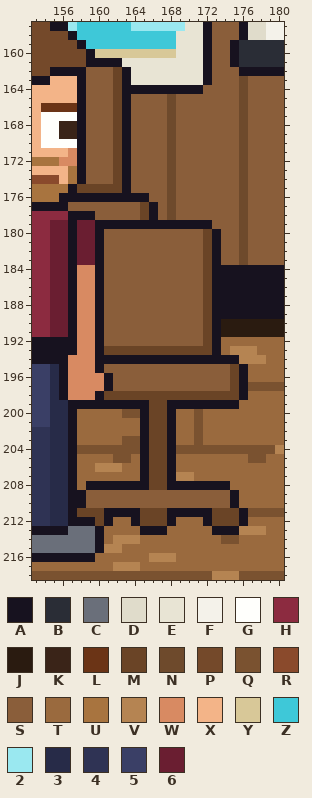
Edited in one commit: pixel-art file (office/breakout_b.aseprite). Above: the version before the commit.
320x320 pixels, 1 frame. Colours within 5 levels of each other are drawn and written as one. Shown: x 153..180, y 157..218. The commit also changed other parts of the picture, which this record leaves out.
Visible layers, top first: "Margins", "CharacterTest", "Plant", "Table", "Coffee", "Seats", "BackRow", "Clock", "Screen", "Window", "Doors", "Plate", "Floor", "Wall", "Ceiling".
Palette (. is transparent): A #17121f  B #2a2d36  C #6a6f7a  D #e0dccb  E #e8e4d4  F #f4f2ea  G #fffffc  H #8c2b40  J #2a1b10  K #3a2418  L #6b3416  M #6a4426  N #6e4a2c  P #74492a  Q #7a5230  R #8a4a2c  S #8a5e3a  T #9a6a3e  U #a8743f  V #b58452  W #d88a62  X #f3b488  Y #d8c898  Z #3ec8d8  2 #9ae8f0  3 #272b48  4 #2f3354  5 #3a3f66  6 #6a1e31
Pixels before, first column x 153:
157 PPAA2ZZZZZZ222222EEASSSADDFF
158 PPPPAZZZZZZZZZZZEEEASSSADDFF
159 PPPPPAZZZZZZZZZZEEEASSABBBBB
160 PPPPPPAYYYYYYYYYEEEASSABBBBB
161 PPPPPPAAAAEEEEEEEEEASSABBBBB
162 PPAAAASSSMAEEEEEEEEASSSAAAAA
163 AAXXXASSSMAEEEEEEEEASSSNSSSS
164 XXXXXASSSMAAAAAAAAASSSSNSSSS
165 XXXXXASSSMASSSSNSSSSSSSNSSSS
166 XLLLLASSSMASSSSNSSSSSSSNSSSS
167 XGGGGASSSMASSSSNSSSSSSSNSSSS
168 XGGKKASSSMASSSSNSSSSSSSNSSSS
169 XGGKKASSSMASSSSNSSSSSSSNSSSS
170 XGGGGASSSMASSSSNSSSSSSSNSSSS
171 XXXXWASSSMASSSSNSSSSSSSNSSSS
172 UUUWWASSSMASSSSNSSSSSSSNSSSS
173 XXXXUASSSMASSSSNSSSSSSSNSSSS
174 RRRXUASSSMASSSSNSSSSSSSNSSSS
175 UUUUAMMMMMASSSSNSSSSSSSNSSSS
176 UUUAAAAAAAAAASSNSSSSSSSNSSSS
177 AAAASSSSSSSSMASNSSSSSSSNSSSS
178 HHHHAAASSSSSMASNSSSSSSSNSSSS
179 HH66A66AAAAAAAAAAAAASSSNSSSS
180 HH66A66ASSSSSSSSSSSMASSNSSSS
181 HH66A66ASSSSSSSSSSSMASSNSSSS
182 HH66A66ASSSSSSSSSSSMASSNSSSS
183 HH66A66ASSSSSSSSSSSMASSNSSSS
184 HH66AWWASSSSSSSSSSSMAAAAAAAA
185 HH66AWWASSSSSSSSSSSMAAAAAAAA
186 HH66AWWASSSSSSSSSSSMAAAAAAAA
187 HH66AWWASSSSSSSSSSSMAAAAAAAA
188 HH66AWWASSSSSSSSSSSMAAAAAAAA
189 HH66AWWASSSSSSSSSSSMAAAAAAAA
190 HH66AWWASSSSSSSSSSSMAJJJJJJJ
191 HH66AWWASSSSSSSSSSSMAJJJJJJJ
192 AAAAAWWASSSSSSSSSSSMATTTTTTT
193 AAAAAWWAMMMMMMMMMMMMATVVVTTT
194 AAAAWWWAAAAAAAAAAAAAAAAVVVTT
195 553AWWWASSSSSSSSSSSSSSMATTTT
196 553AWWWWASSSSSSSSSSSSSMATTTT
197 553AWWWWASSSSSSSSSSSSSMAQQQQ
198 553AWWWAMMMMMMMMMMMMMMMATTTT
199 5533AAAAAAAAAMMAAAAAAAATTTTT
200 5533ATTTTTQQAMMATTQTTTTTTTTT
201 5533ATTTTTTTAMMATTQTTTTTTTTT
202 4433ATTTTTTTAMMATTQTTTTTTTTT
203 4433ATTTTTQQAMMATTQTTTTTTTTT
204 4433AQQQQQQQAMMAQQQQQQQQQQQV
205 4433ATTTTQQTAMMATTTTTTTTQQTT
206 4433ATTVVVTTAMMATTTTTTTTTTTT
207 4433ATTTTTTTAMMAVVTTTTTTTTTT
208 4433ATAAAAAAAMMAAAAAAATTTTTT
209 4433AASSSSSSSSSSSSSSSSATTTTT
210 4433AASSSSSSSSSSSSSSSSATTTTT
211 4433AMMMAAAAMMMAAAAAMMMAQQQQ
212 4433AAAMATTAMMMATTTAMMMATTTT
213 AAAACCCATTTTAAATTTTTAAAVVVTT
214 CCCCCCCATVVVTTTTTTTTTQQTTTTT
215 CCCCCCCAVVTTTTTTTTTTTTTTTTTT
216 AAAAAAATTTTTTVVVTTTTTTTTTTTT
217 TTTTTTTTTVVVTTTTTTTTTTTTTTTT
218 QQQQQQQQQQQQQQQQQQQQVVVQQQQQ
The same view after the edit:
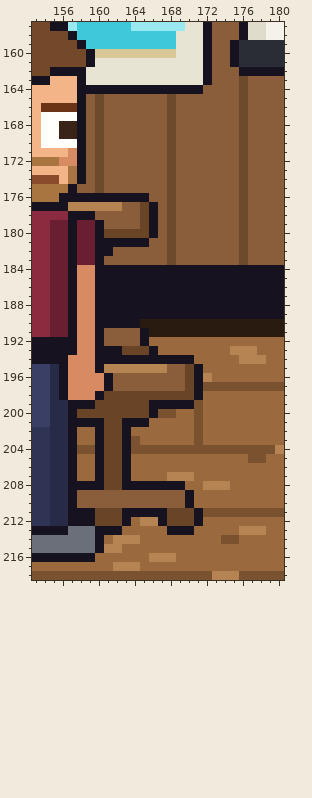
Diff:
Changed rows in their new state; - is an unchanged pixel.
Layers "Seats", "BackRow":
first column x 157:
161 ---EEE--------------
162 --EEEEE-------------
163 --EEEEE-------------
164 --AAAA--------------
165 ---N-SS-------------
166 ---N-SS-------------
167 ---N-SS-------------
168 ---N-SS-------------
169 ---N-SS-------------
170 ---N-SS-------------
171 ---N-SS-------------
172 ---N-SS-------------
173 ---N-SS-------------
174 ---N-SS-------------
175 -SSNSSS-------------
177 VVVVVV--------------
179 ----SSSSM-SNSSSS----
180 ----MMMMMA-N---SS---
181 ----AAAAA--N---SS---
182 ----A------N---SS---
183 -----------N---SS---
184 ----AAAAAAAAAAAA----
185 ----AAAAAAAAAAAA----
186 ----AAAAAAAAAAAA----
187 ----AAAAAAAAAAAA----
188 ----AAAAAAAAAAAA----
189 ----AAAAAAAAAAAA----
190 ----AAAAJJJJJJJJJ---
191 --------AJJJJJJJJ---
192 --------ATTTTTTTT---
193 ----AA---ATTTTTTT---
194 --------------TTTTT-
195 ----VVVVVVV--MATTTTT
196 -------------MAVTTTT
197 -------------MAQQQQQ
198 --------------ATTTTT
199 ---MMMMMMAA---QTTTT-
200 -MMMMMMMMAQQ--------
201 -AAAMMAA-TTT--------
202 ---AMMA-TTTT--------
203 ---AMMA-TTTT--------
204 ---AMMA-QQQQ--------
205 ---AMMA-TTTT--------
206 ---AMMA-TTTT--------
207 ---AMMA-TTTV--------
208 -A--MM---AA--TTVVV--
209 -S-----------ATTTTT-
210 -S-----------ATTTTT-
211 -AA-MM--AAAMMM-QQQQQ
212 ----MMATVVAMMMATTTTT
213 ----AA--TTTAAA--TTT-
Where, in picture pixels (left, top, right, bottom), the same in both pictures:
changed: (68, 58, 248, 535)
